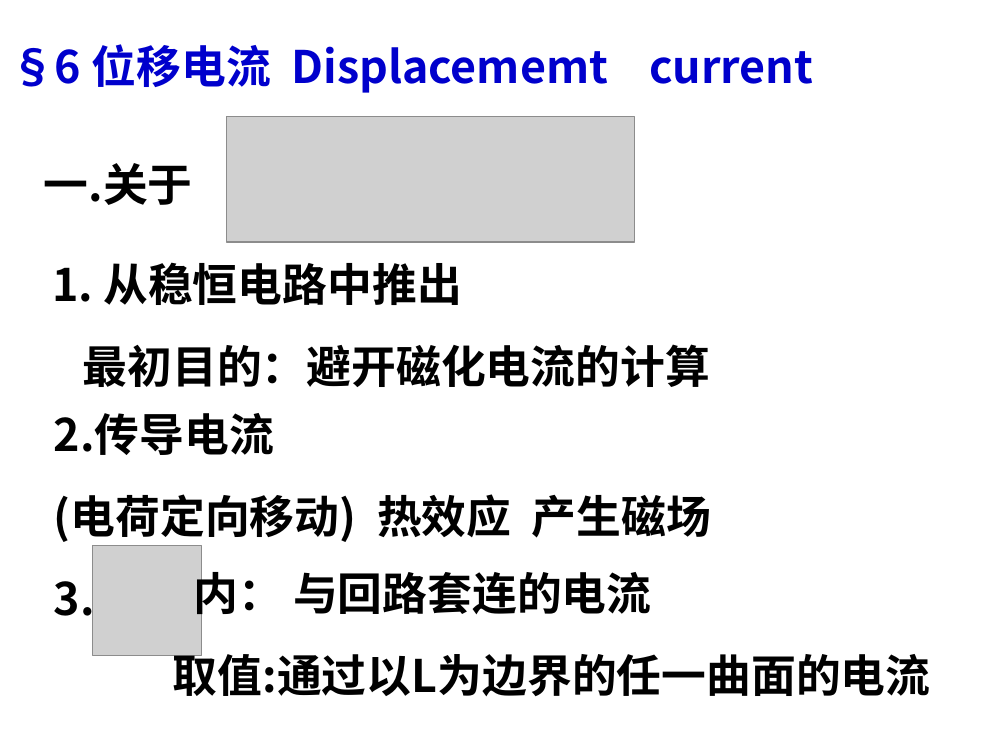
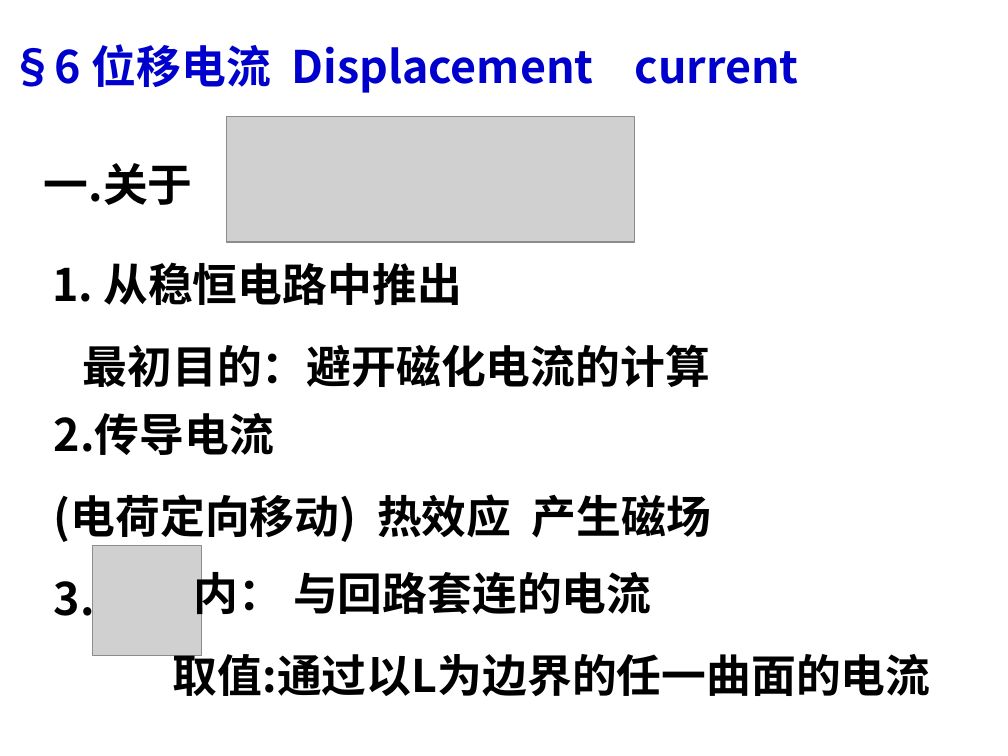
Before and after one commit to zilong7728/lzh_Learning-materials, a slide deck: slide 33 of 大学物理/课件/y8电磁感应 电磁场.ppt. Drawn at 1008x756 pixels with LibreOffice and Linux fonts; fonts in the diff are those of the drawing; grey boxes stand for pictures. Boxes give left, top, right and bottom in pixels: in the first picture for what was removed or moved away, otherwise in the second. Text is boxed around its words. In the diff, an @@ line names an element or a change of style, - is before the commit and + after.

```diff
--- a/大学物理/课件/y8电磁感应 电磁场.ppt
+++ b/大学物理/课件/y8电磁感应 电磁场.ppt
@@ text at bbox=[10, 44, 799, 93]: text changed @@
-§6 位移电流 Displacememt current
+§6 位移电流 Displacement current
```
Also in this commit, not shown: 5 other files.
